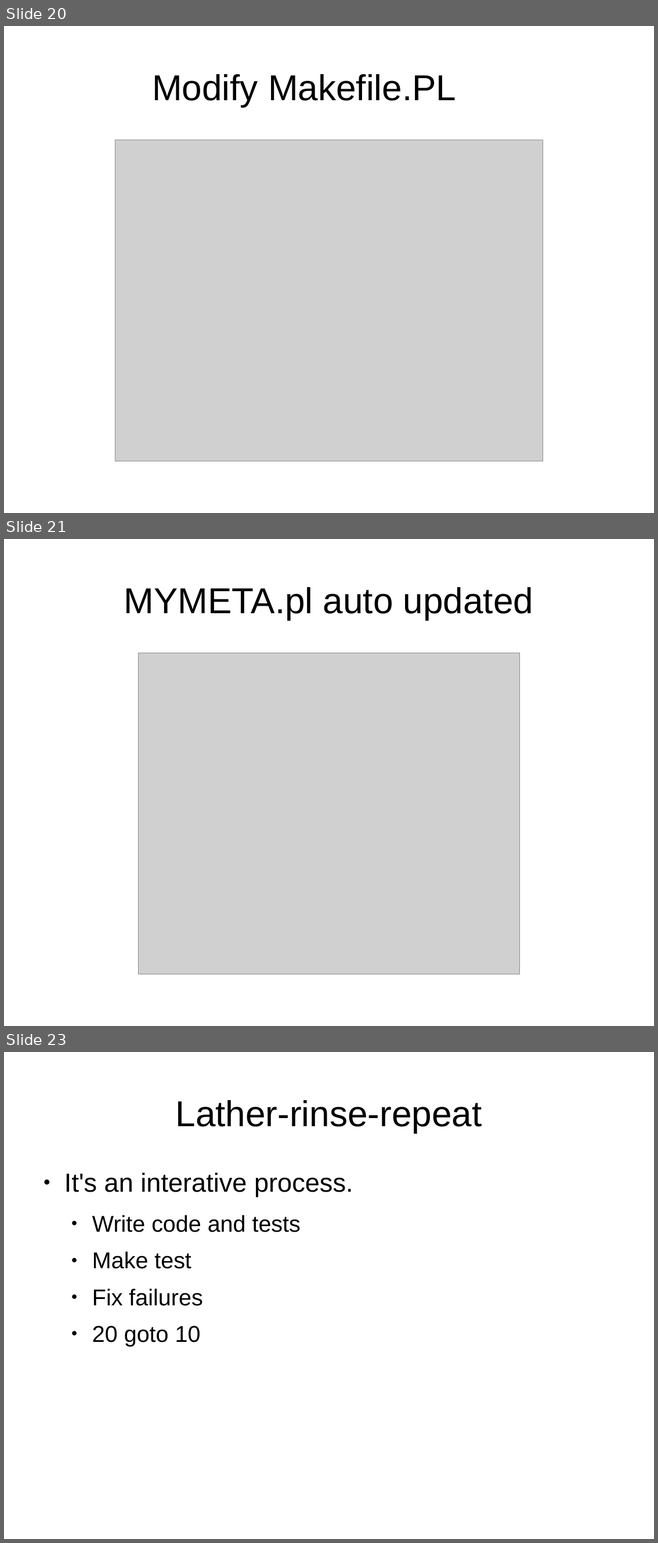
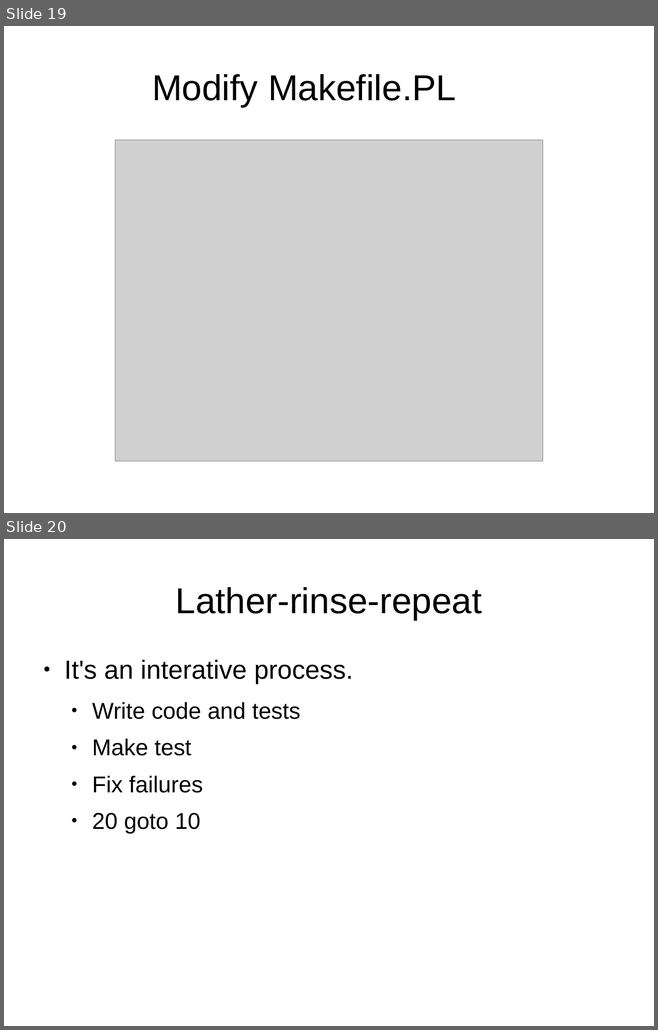
Before and after one commit to genehack/perl-beginner-talks, a slide deck: intro-to-cpan-creating-and-uploading/BeginnersGuideToCreatingAndUploadingCPANModules.odp. Shown one above the other, each under a label of ours: slides 20, 21 and 23 before the commit, slides 19 and 20 after it; the slides between them are not shown. The pictures are 658x1543 and 658x1030 pixels, drawn with LibreOffice and Linux fonts; fonts in the diff are those of the drawing; grey boxes stand for pictures. Boxes give left, top, right and bottom in pixels: in the first picture for what was removed or moved away, otherwise in the second. Text is boxed around its words. In the diff, an @@ line names an element or a change of style, - is before the commit and + after.

```diff
--- a/intro-to-cpan-creating-and-uploading/BeginnersGuideToCreatingAndUploadingCPANModules.odp
+++ b/intro-to-cpan-creating-and-uploading/BeginnersGuideToCreatingAndUploadingCPANModules.odp
@@ slide 21 removed at bbox=[4, 539, 654, 1026], background #FFFFFF @@
@@ title removed at bbox=[123, 587, 533, 620] @@
-MYMETA.pl auto updated
@@ picture removed at bbox=[138, 653, 519, 975] @@
@@ what was slide 20 is now slide 19 @@
@@ what was slide 23 is now slide 20 @@
```
Also in this commit, not shown: 2 other slides removed.
